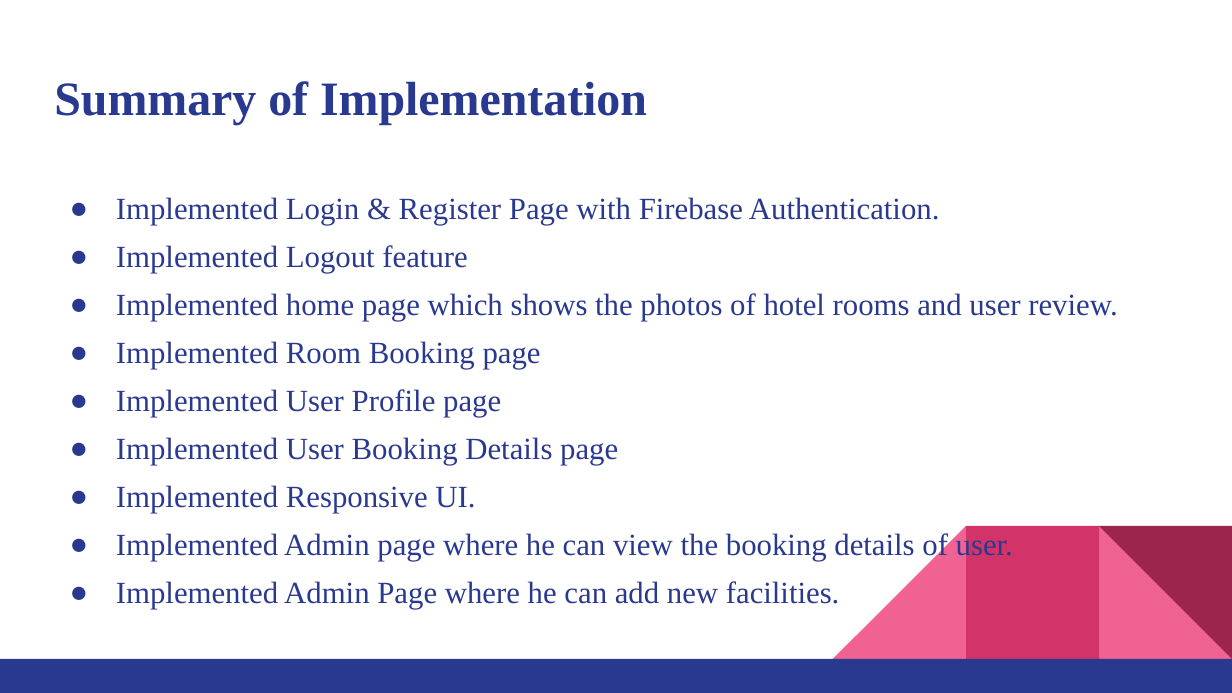
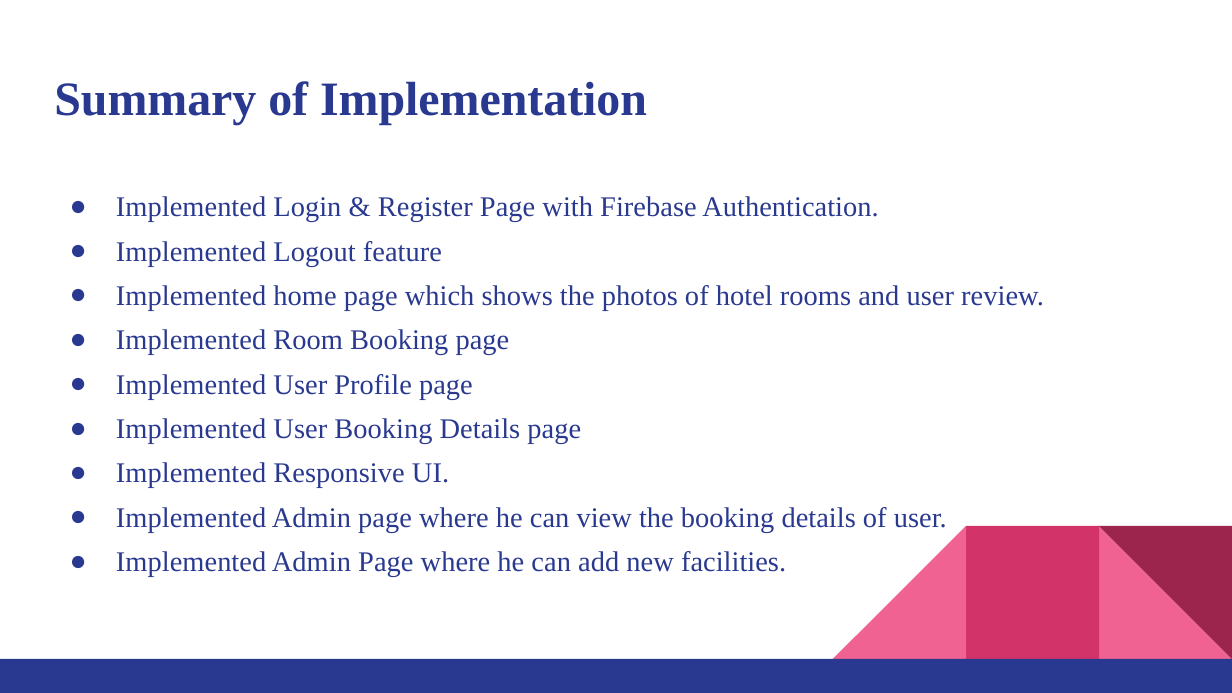
Before and after one commit to jd-rathod-120/Hotel-Automation-System-, a slide deck: slide 25 of Final_Presentation.pptx. Drawn at 1232x693 pixels with LibreOffice and Linux fonts; fonts in the diff are those of the drawing. Boxes give left, top, right and bottom in pixels: in the first picture for what was removed or moved away, otherwise in the second. Text is boxed around its words. In the diff, an @@ line names an element or a change of style, - is before the commit and + after.

```diff
--- a/Final_Presentation.pptx
+++ b/Final_Presentation.pptx
@@ text "Implemented Login & Register Page ..." at bbox=[116, 196, 1044, 576]: size 18 to 16.6 pt @@
```
Also in this commit, not shown: 3 other slides changed, 1 slide added.
